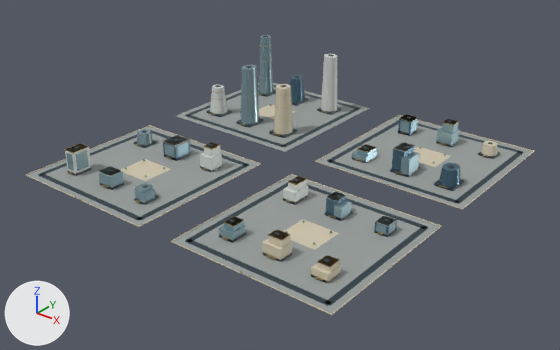
An edit to the glTF model web/public/assets/3d/ampliworld/GC-CITY-2030/GC-TILE-04-16.glb, drawn before and after from the same camera.
The view is the same before and after, from a 50 mm camera at (-5090.0, -2165.0, 688.0) aimed at (-5988.0, -1043.0, -8.0). The lights are fixed; the arrows at lower left show +X, +Y and +Z. The picture after the commit comes second. Where no turn or scale is listed for an object, it has been applied to the vertices. Vertices at exactly the same position are counted once.

Names of what the first picture shows: 'GC-TILE-04-16-blue', 'GC-TILE-04-16-dark', 'GC-TILE-04-16-glass', 'GC-TILE-04-16-gold', 'GC-TILE-04-16-ivory', 'GC-TILE-04-16-paving', 'GC-TILE-04-16-white' and 1 more.
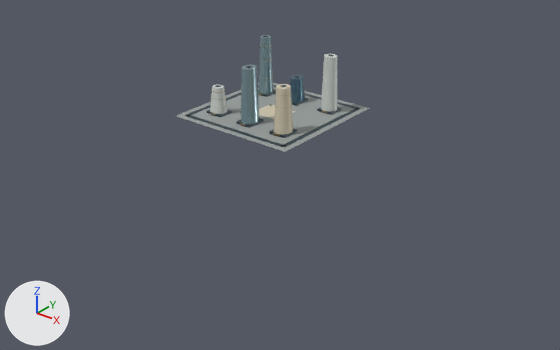
Changed parts and their boxes [x1, y1, x2, y2] in the pictures (560 x 350 px):
'GC-TILE-04-16-paving', reshaped (62% narrower, 70% shorter)
    before: [28, 83, 533, 314]
    after: [176, 83, 369, 152]
'GC-TILE-04-16-dark', reshaped (64% narrower, 58% shorter)
    before: [38, 35, 524, 306]
    after: [185, 35, 360, 147]
'GC-TILE-04-16-ivory', reshaped
    before: [26, 84, 534, 315]
    after: [259, 84, 296, 135]
'GC-TILE-04-16-glass', reshaped (91% narrower, 57% shorter)
    before: [66, 35, 459, 242]
    after: [240, 35, 273, 124]
'GC-TILE-04-16-white', reshaped (64% narrower, 65% shorter)
    before: [65, 54, 415, 227]
    after: [210, 54, 337, 114]
'GC-TILE-04-16-blue', reshaped (95% narrower, 82% shorter)
    before: [163, 75, 460, 237]
    after: [290, 75, 305, 103]
'GC-TILE-04-16-gold', reshaped (72% narrower, 61% shorter)
    before: [64, 44, 489, 281]
    after: [210, 44, 327, 136]
part 1 of me_mesh_0, deleted
    before: [318, 116, 533, 208]
part 2 of me_mesh_0, deleted
    before: [28, 126, 259, 226]
part 3 of me_mesh_0, deleted
    before: [173, 175, 440, 314]
part 4 of me_mesh_1, deleted
    before: [38, 117, 524, 306]
part 5 of me_mesh_2, deleted
    before: [26, 115, 534, 315]
part 6 of me_mesh_5, deleted
    before: [66, 119, 459, 242]
part 7 of me_mesh_6, deleted
    before: [64, 114, 489, 281]
part 8 of me_mesh_7, deleted
    before: [163, 115, 460, 237]
part 9 of me_mesh_8, deleted
    before: [65, 142, 415, 227]

Diff of the bpy script that builds the scene:
```diff
--- a/web/public/assets/3d/ampliworld/GC-CITY-2030/GC-TILE-04-16.glb.py
+++ b/web/public/assets/3d/ampliworld/GC-CITY-2030/GC-TILE-04-16.glb.py
@@ me_mesh_0 @@
-me_mesh_0.from_pydata(...)  # 32 vertices, 48 faces; spans x -6379.0..-5621.0, y -1379.0..-621.0, z 0.0
+me_mesh_0.from_pydata(...)  # 8 vertices, 12 faces; spans x -6379.0..-6041.0, y -959.0..-621.0, z 0.0
+# me_mesh_0 part 1: the loose piece of 8 vertices spanning x -5959.0..-5621.0, y -959.0..-621.0, z 0.0 is deleted
+# me_mesh_0 part 2: the loose piece of 8 vertices spanning x -6379.0..-6041.0, y -1379.0..-1041.0, z 0.0 is deleted
+# me_mesh_0 part 3: the loose piece of 8 vertices spanning x -5959.0..-5621.0, y -1379.0..-1041.0, z 0.0 is deleted
 me_mesh_0.materials.append(mat_paving)
@@ me_mesh_1 @@
-me_mesh_1.from_pydata(...)  # 512 vertices, 768 faces; spans x -6364.0..-5636.0, y -1364.0..-636.0, z 0.0..152.0
+me_mesh_1.from_pydata(...)  # 128 vertices, 192 faces; spans x -6364.0..-6056.0, y -944.0..-636.0, z 0.0..152.0
+# me_mesh_1 part 4: 48 loose pieces with 384 vertices, spanning x -6364.0..-5636.0, y -1364.0..-636.0, z 0.0..53.0, are deleted
 me_mesh_1.materials.append(mat_dark)
@@ me_mesh_2 @@
-me_mesh_2.from_pydata(...)  # 228 vertices, 356 faces; spans x -6380.0..-5620.0, y -1380.0..-620.0, z 0.0..112.0
+me_mesh_2.from_pydata(...)  # 30 vertices, 52 faces; spans x -6250.0..-6089.0, y -901.0..-754.0, z 0.0..112.0
+# me_mesh_2 part 5: 23 loose pieces with 198 vertices, spanning x -6380.0..-5620.0, y -1380.0..-620.0, z 0.0..40.0, are deleted
 me_mesh_2.materials.append(mat_ivory)
@@ me_mesh_5 @@
-me_mesh_5.from_pydata(...)  # 314 vertices, 492 faces; spans x -6328.0..-5677.0, y -1318.0..-678.0, z 0.0..150.0
+me_mesh_5.from_pydata(...)  # 44 vertices, 80 faces; spans x -6328.0..-6191.0, y -904.0..-678.0, z 5.0..150.0
+# me_mesh_5 part 6: 32 loose pieces with 270 vertices, spanning x -6327.0..-5677.0, y -1318.0..-682.0, z 0.0..51.0, are deleted
 me_mesh_5.materials.append(mat_glass)
@@ me_mesh_6 @@
-me_mesh_6.from_pydata(...)  # 914 vertices, 1560 faces; spans x -6330.0..-5672.0, y -1380.0..-675.0, z 0.0..129.0
+me_mesh_6.from_pydata(...)  # 444 vertices, 792 faces; spans x -6330.0..-6091.0, y -908.0..-675.0, z 4.0..129.0
+# me_mesh_6 part 7: 43 loose pieces with 470 vertices, spanning x -6326.0..-5672.0, y -1380.0..-682.0, z 0.0..52.0, are deleted
 me_mesh_6.materials.append(mat_gold)
@@ me_mesh_7 @@
-me_mesh_7.from_pydata(...)  # 84 vertices, 140 faces; spans x -6229.0..-5670.0, y -1139.0..-673.0, z 0.0..65.0
+me_mesh_7.from_pydata(...)  # 22 vertices, 40 faces; spans x -6227.0..-6193.0, y -723.0..-673.0, z 5.0..65.0
+# me_mesh_7 part 8: 6 loose pieces with 62 vertices, spanning x -6229.0..-5670.0, y -1139.0..-682.0, z 0.0..51.0, are deleted
 me_mesh_7.materials.append(mat_blue)
@@ me_mesh_8 @@
-me_mesh_8.from_pydata(...)  # 124 vertices, 200 faces; spans x -6332.0..-5676.0, y -1318.0..-678.0, z 0.0..139.0
+me_mesh_8.from_pydata(...)  # 44 vertices, 80 faces; spans x -6332.0..-6090.0, y -898.0..-678.0, z 5.0..139.0
+# me_mesh_8 part 9: 10 loose pieces with 80 vertices, spanning x -6323.0..-5676.0, y -1318.0..-858.0, z 0.0..52.0, are deleted
 me_mesh_8.materials.append(mat_white)
```
